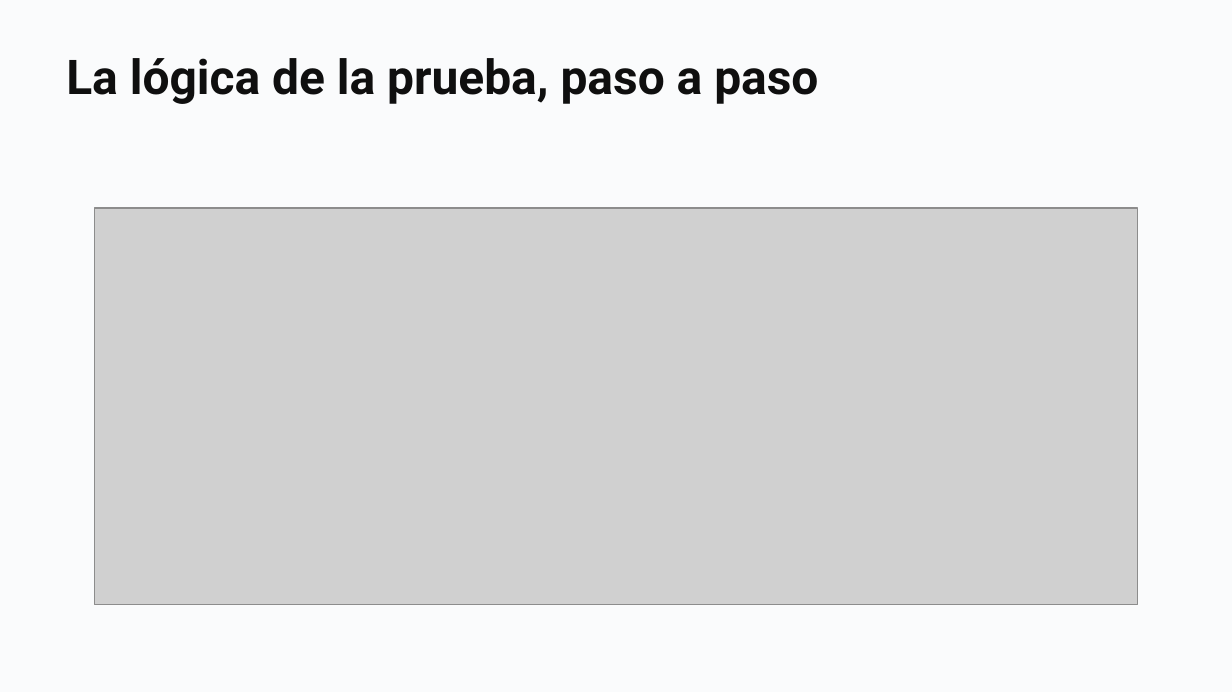
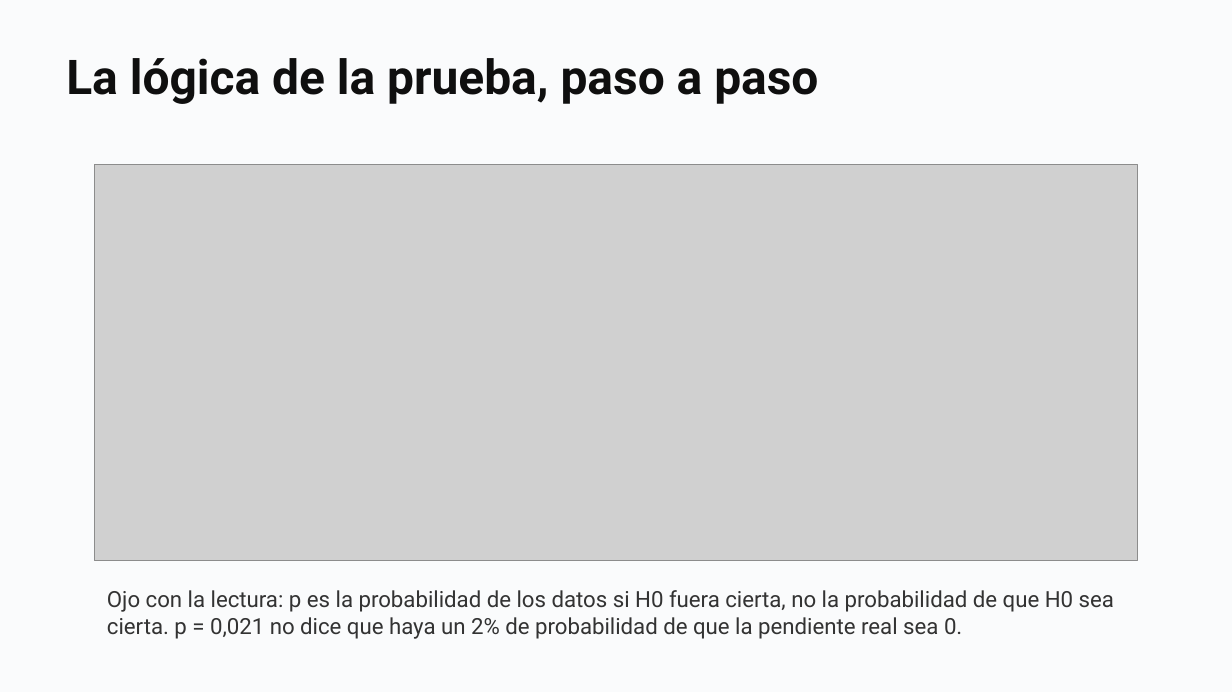
Before and after one commit to daniopitz/diplomado-cdd, a slide deck: slide 39 of presentaciones/clase05_probabilidad_inferencia.pptx. Drawn at 1232x692 pixels with LibreOffice and Linux fonts; fonts in the diff are those of the drawing; grey boxes stand for pictures. Boxes give left, top, right and bottom in pixels: in the first picture for what was removed or moved away, otherwise in the second. Text is boxed around its words. In the diff, an @@ line names an element or a change of style, - is before the commit and + after.

```diff
--- a/presentaciones/clase05_probabilidad_inferencia.pptx
+++ b/presentaciones/clase05_probabilidad_inferencia.pptx
@@ picture: place and size @@
-picture at bbox=[94, 208, 1137, 605]
+picture at bbox=[94, 164, 1137, 561]
@@ text added at bbox=[107, 590, 1114, 639], 13 pt, text #333333 @@
+Ojo con la lectura: p es la probabilidad de los datos si H0 fuera cierta, no la probabilidad de que H0 sea cierta. p = 0,021 no dice que haya un 2% de probabilidad de que la pendiente real sea 0.
```
Also in this commit, not shown: 3 other files.
